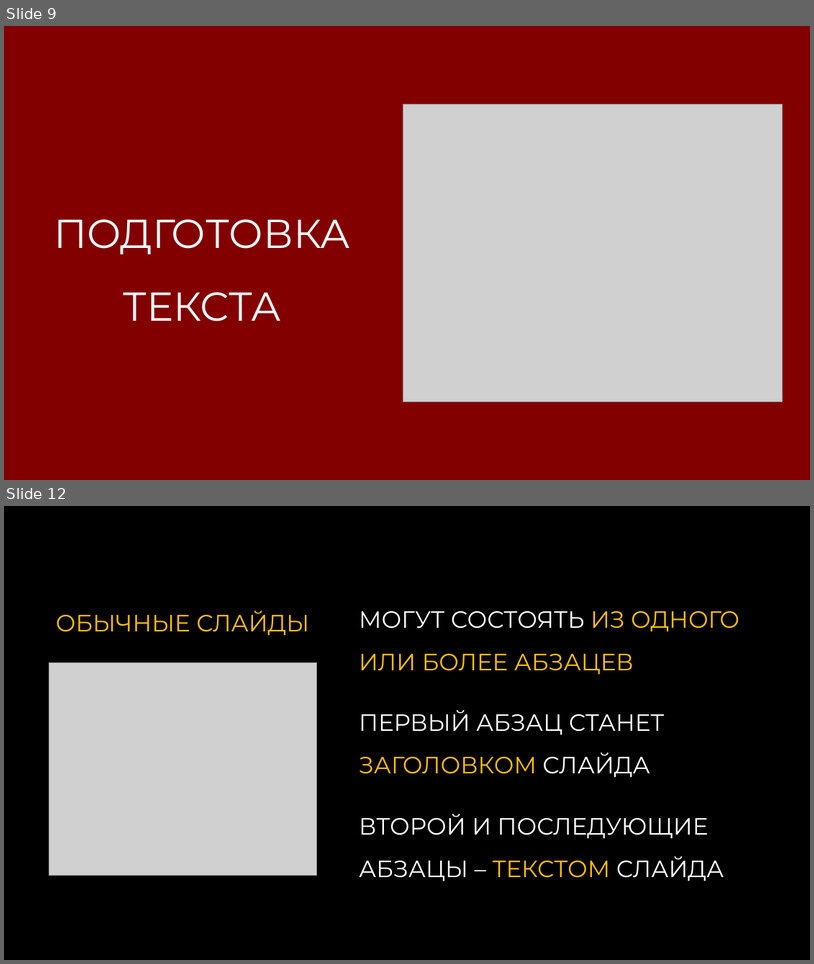
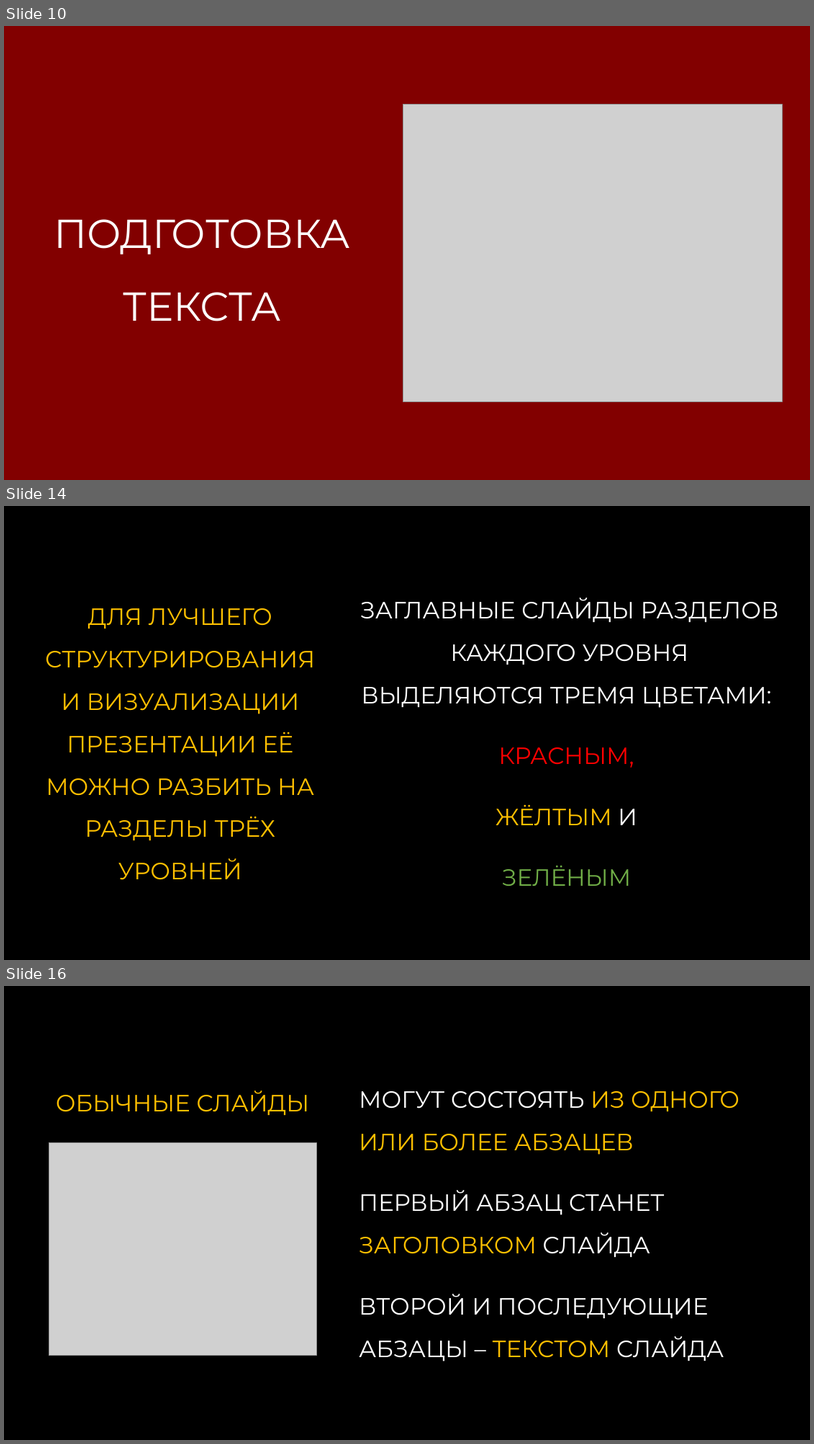
Before and after one commit to sirilgiz/alekseev, a slide deck: PowerPoint/Создание презентации по тексту/МАКРОС СОЗДАНИЕ ПРЕЗЕНТАЦИЙ ПО ТЕКСТУ v.2.pptm. Shown one above the other, each under a label of ours: slides 9 and 12 before the commit, slides 10, 14 and 16 after it; the slides between them are not shown. The pictures are 814x964 and 814x1444 pixels, drawn with LibreOffice and Linux fonts; fonts in the diff are those of the drawing; grey boxes stand for pictures. Boxes give left, top, right and bottom in pixels: in the first picture for what was removed or moved away, otherwise in the second. Text is boxed around its words. In the diff, an @@ line names an element or a change of style, - is before the commit and + after.

```diff
--- a/PowerPoint/Создание презентации по тексту/МАКРОС СОЗДАНИЕ ПРЕЗЕНТАЦИЙ ПО ТЕКСТУ v.2.pptm
+++ b/PowerPoint/Создание презентации по тексту/МАКРОС СОЗДАНИЕ ПРЕЗЕНТАЦИЙ ПО ТЕКСТУ v.2.pptm
@@ slide 14 added at (4,506,810,960), background #000000 @@
@@ title added at (45,608,315,880), 28 pt, text #FFC000 @@
+ДЛЯ ЛУЧШЕГО СТРУКТУРИРОВАНИЯ И ВИЗУАЛИЗАЦИИ ПРЕЗЕНТАЦИИ ЕЁ МОЖНО РАЗБИТЬ НА РАЗДЕЛЫ ТРЁХ УРОВНЕЙ
@@ text added at (360,597,779,885), 28 pt, text #FFFFFF @@
+ЗАГЛАВНЫЕ СЛАЙДЫ РАЗДЕЛОВ КАЖДОГО УРОВНЯ ВЫДЕЛЯЮТСЯ ТРЕМЯ ЦВЕТАМИ:
+КРАСНЫМ,
+ЖЁЛТЫМ И
+ЗЕЛЁНЫМ
@@ what was slide 9 is now slide 10 @@
@@ what was slide 12 is now slide 16 @@
```
Also in this commit, not shown: 11 slides changed, 4 other slides added, 1 other file.
